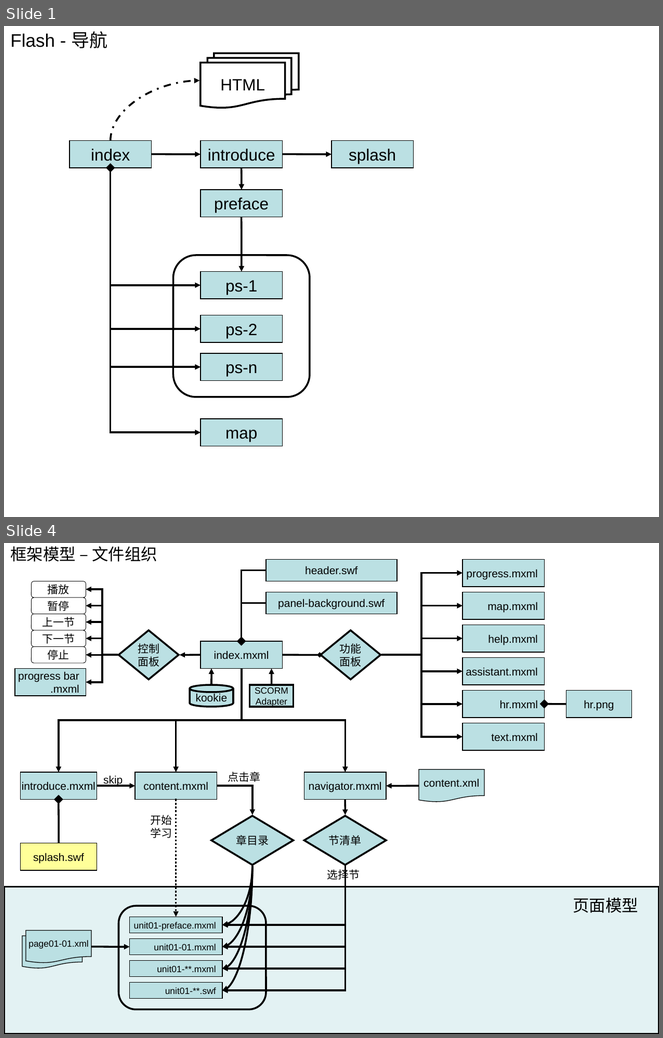
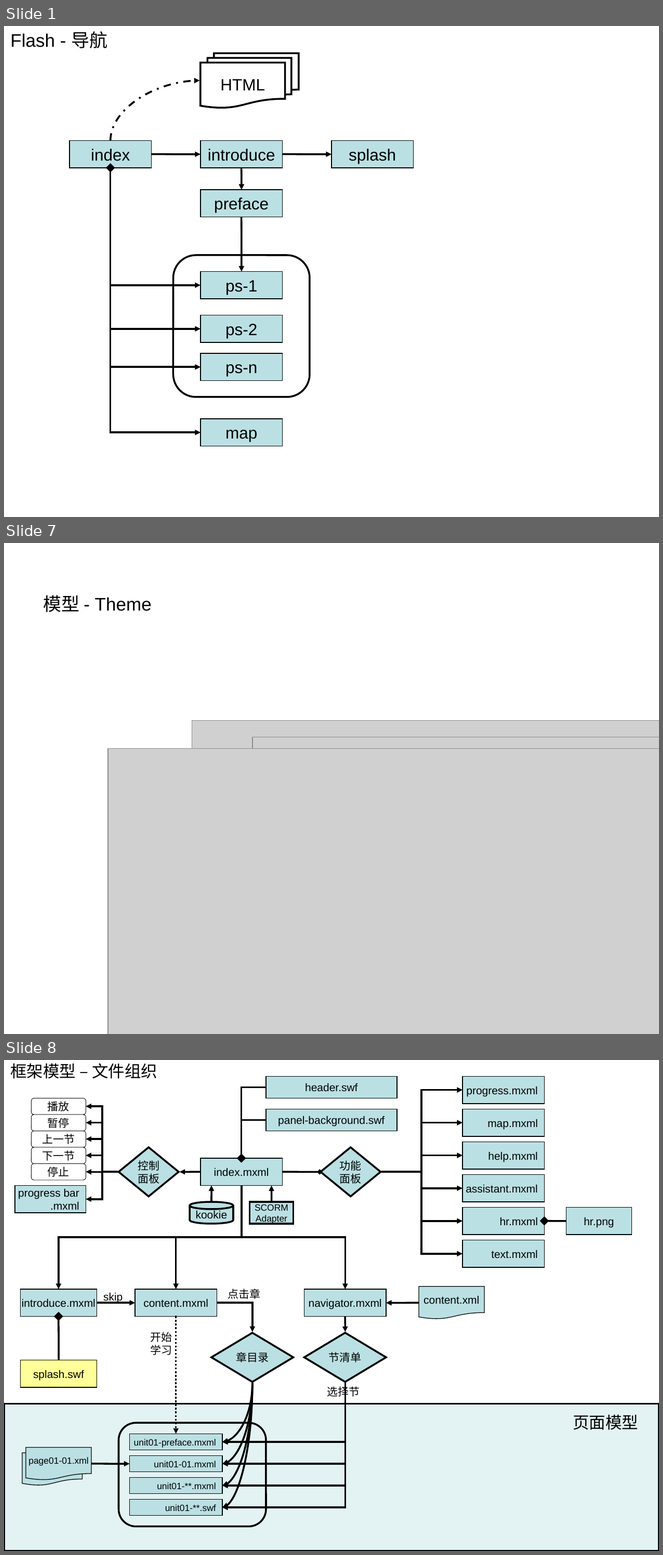
Before and after one commit to myedlt/myflash, a slide deck: docu/CWArch/课件模型设计[嘉实].ppt. Shown one above the other, each under a label of ours: slides 1 and 4 before the commit, slides 1, 7 and 8 after it; the slides between them are not shown. The pictures are 663x1038 and 663x1555 pixels, drawn with LibreOffice and Linux fonts; fonts in the diff are those of the drawing; grey boxes stand for pictures. Boxes give left, top, right and bottom in pixels: in the first picture for what was removed or moved away, otherwise in the second. Text is boxed around its words. In the diff, an @@ line names an element or a change of style, - is before the commit and + after.

```diff
--- a/docu/CWArch/课件模型设计[嘉实].ppt
+++ b/docu/CWArch/课件模型设计[嘉实].ppt
@@ slide 7 added at <box>4,543,659,1034</box>, background #FFFFFF @@
@@ title added at <box>43,595,152,612</box>, 20 pt, text #000000 @@
+模型 - Theme
@@ picture added at <box>192,720,659,1034</box> @@
@@ picture added at <box>253,737,659,1034</box> @@
@@ picture added at <box>108,749,659,1034</box> @@
@@ picture added at <box>203,749,659,1034</box> @@
@@ picture added at <box>116,780,659,1034</box> @@
@@ what was slide 4 is now slide 8 @@
```
Also in this commit, not shown: 2 slides changed, 3 other slides added, 2 other files.
